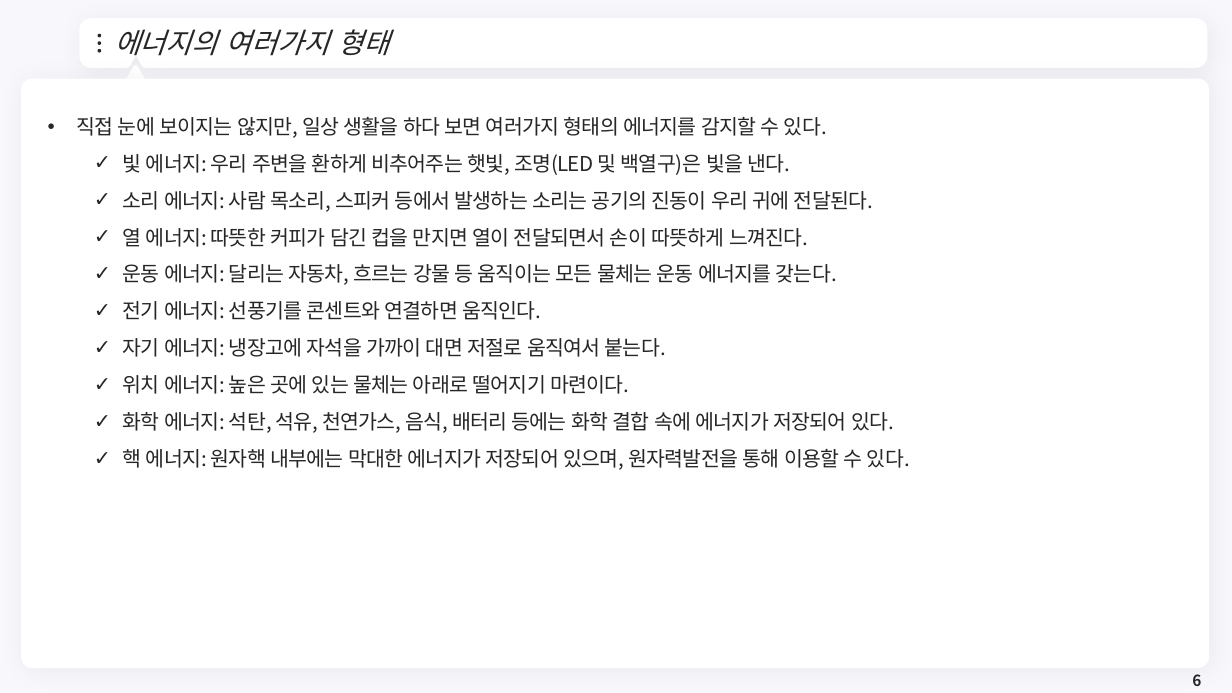
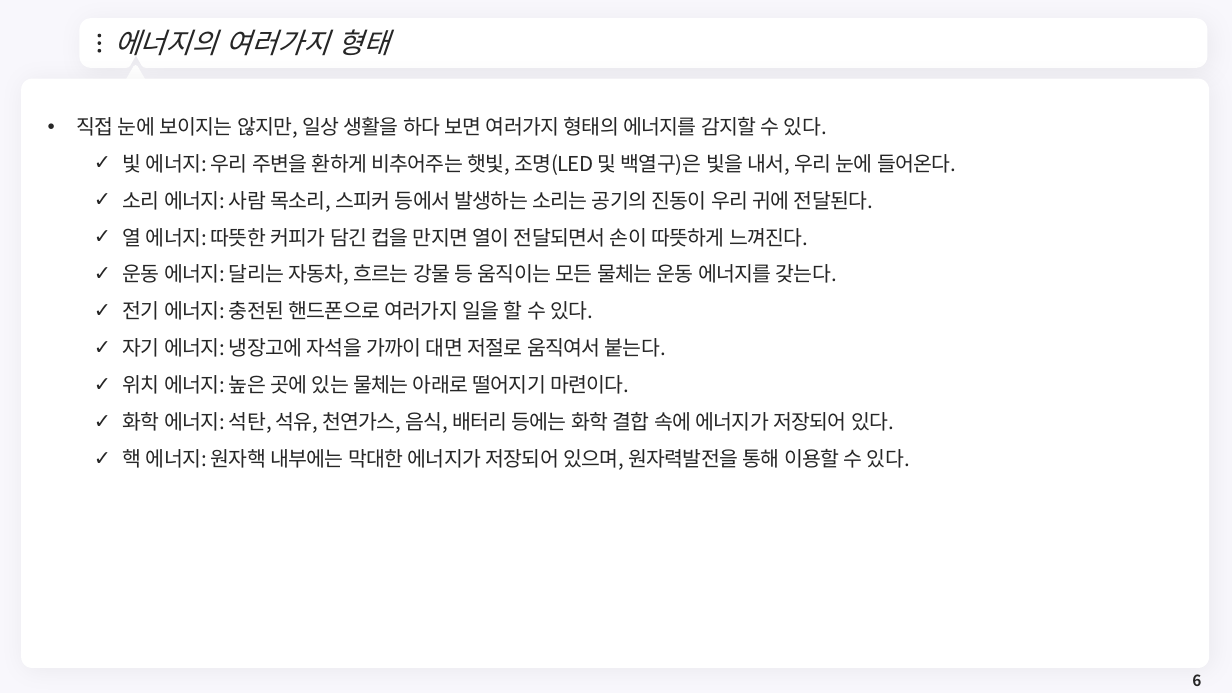
Before and after one commit to meandthey/Teaching, a slide deck: slide 6 of 에너지경제학/자원에너지경제학_Chapter_1.pptx. Drawn at 1232x693 pixels with LibreOffice and Linux fonts; fonts in the diff are those of the drawing; background and template pictures are left out. Boxes give left, top, right and bottom in pixels: in the first picture for what was removed or moved away, otherwise in the second. Text is boxed around its words. In the diff, an @@ line names an element or a change of style, - is before the commit and + after.

```diff
--- a/에너지경제학/자원에너지경제학_Chapter_1.pptx
+++ b/에너지경제학/자원에너지경제학_Chapter_1.pptx
@@ text at [123,154,956,175]: text changed @@
-  ✓ 빛 에너지: 우리 주변을 환하게 비추어주는 햇빛, 조명(LED 및 백열구)은 빛을 낸다.
+  ✓ 빛 에너지: 우리 주변을 환하게 비추어주는 햇빛, 조명(LED 및 백열구)은 빛을 내서, 우리 눈에 들어온다.
@@ text at [123,301,593,320]: text changed @@
-  ✓ 전기 에너지: 선풍기를 콘센트와 연결하면 움직인다.
+  ✓ 전기 에너지: 충전된 핸드폰으로 여러가지 일을 할 수 있다.
```
Also in this commit, not shown: 3 other slides changed, 1 slide added.
